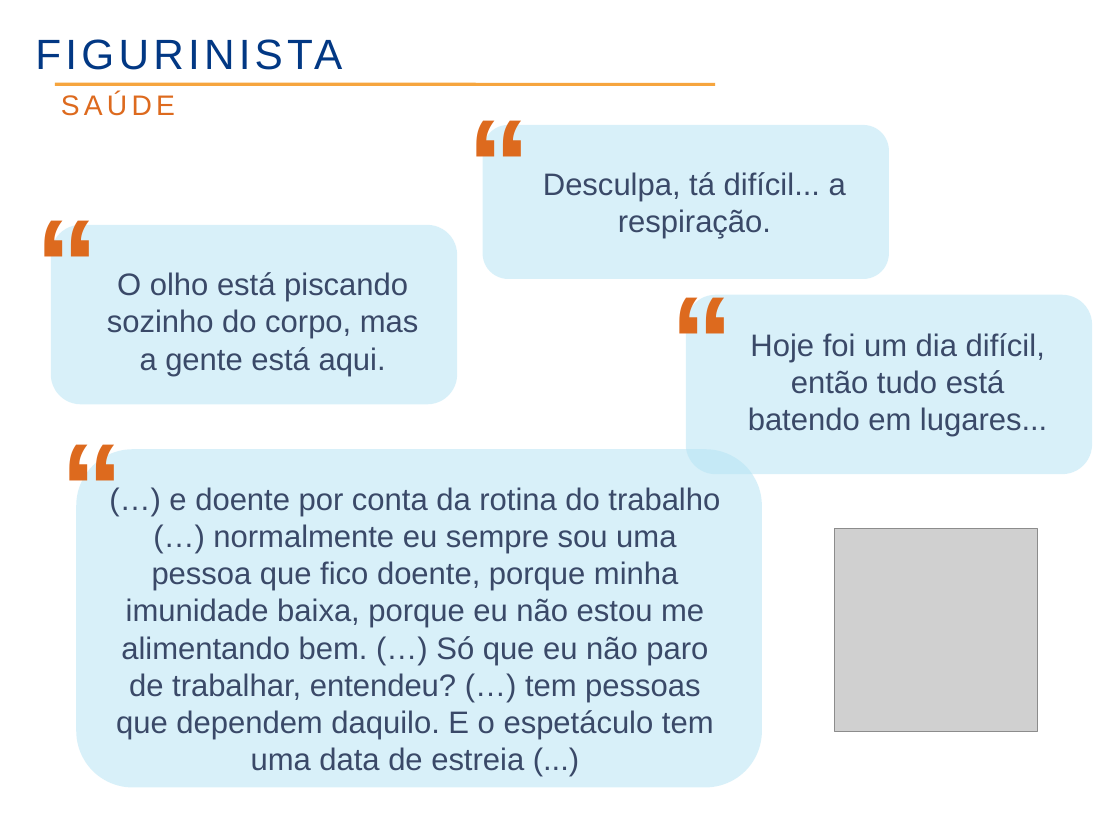
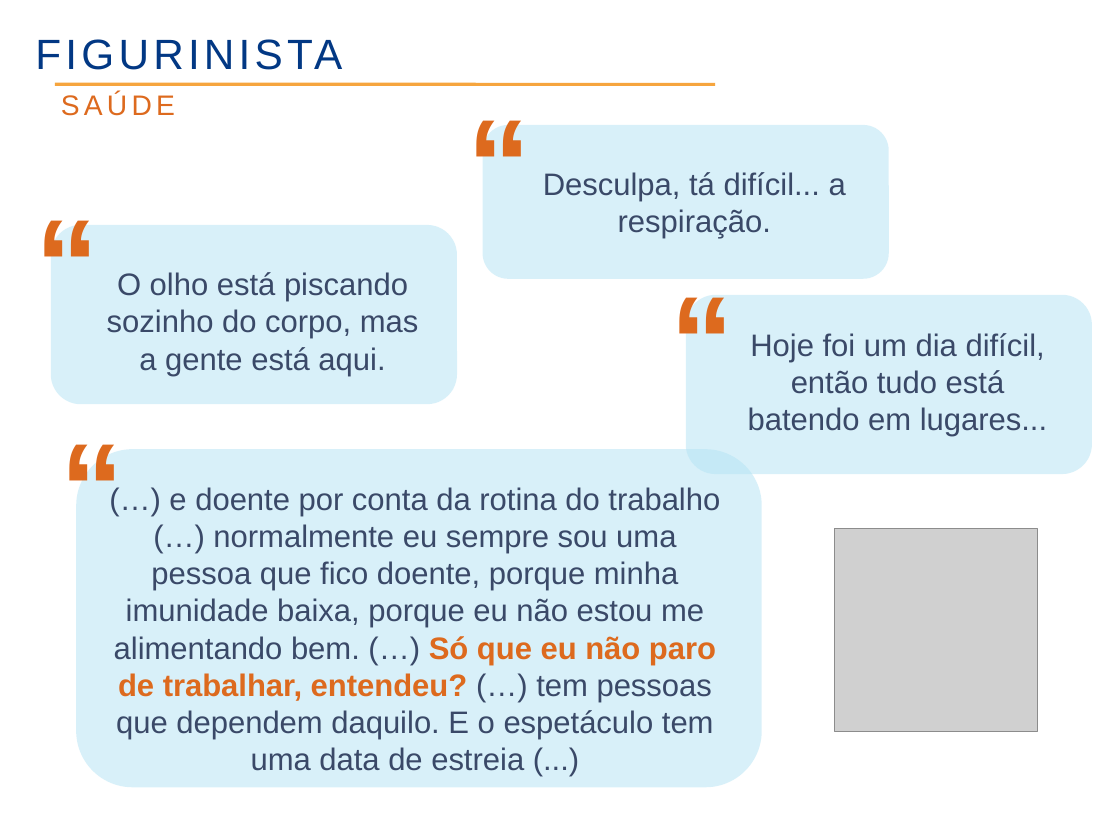
Before and after one commit to rzuquim/pos-rh, a slide deck: slide 31 of 02_abordagens_em_pot/seminario.odp (slide 20 before the commit). Drawn at 1120x840 pixels with LibreOffice and Linux fonts; fonts in the diff are those of the drawing; grey boxes stand for pictures; background and template pictures are left out. Boxes give left, top, right and bottom in pixels: in the first picture for what was removed or moved away, otherwise in the second. Text is boxed around its words. In the diff, an @@ line names an element or a change of style, - is before the commit and + after.

```diff
--- a/02_abordagens_em_pot/seminario.odp
+++ b/02_abordagens_em_pot/seminario.odp
@@ text "(…) e doente por conta ..." at <box>114,487,720,771</box>: text colour #3A4968 to #DD6A1E, bold on in "Só que eu não paro de trabalhar, ..." @@
```
Also in this commit, not shown: 18 other slides changed, 20 slides added, 5 slides removed, 7 other files.
